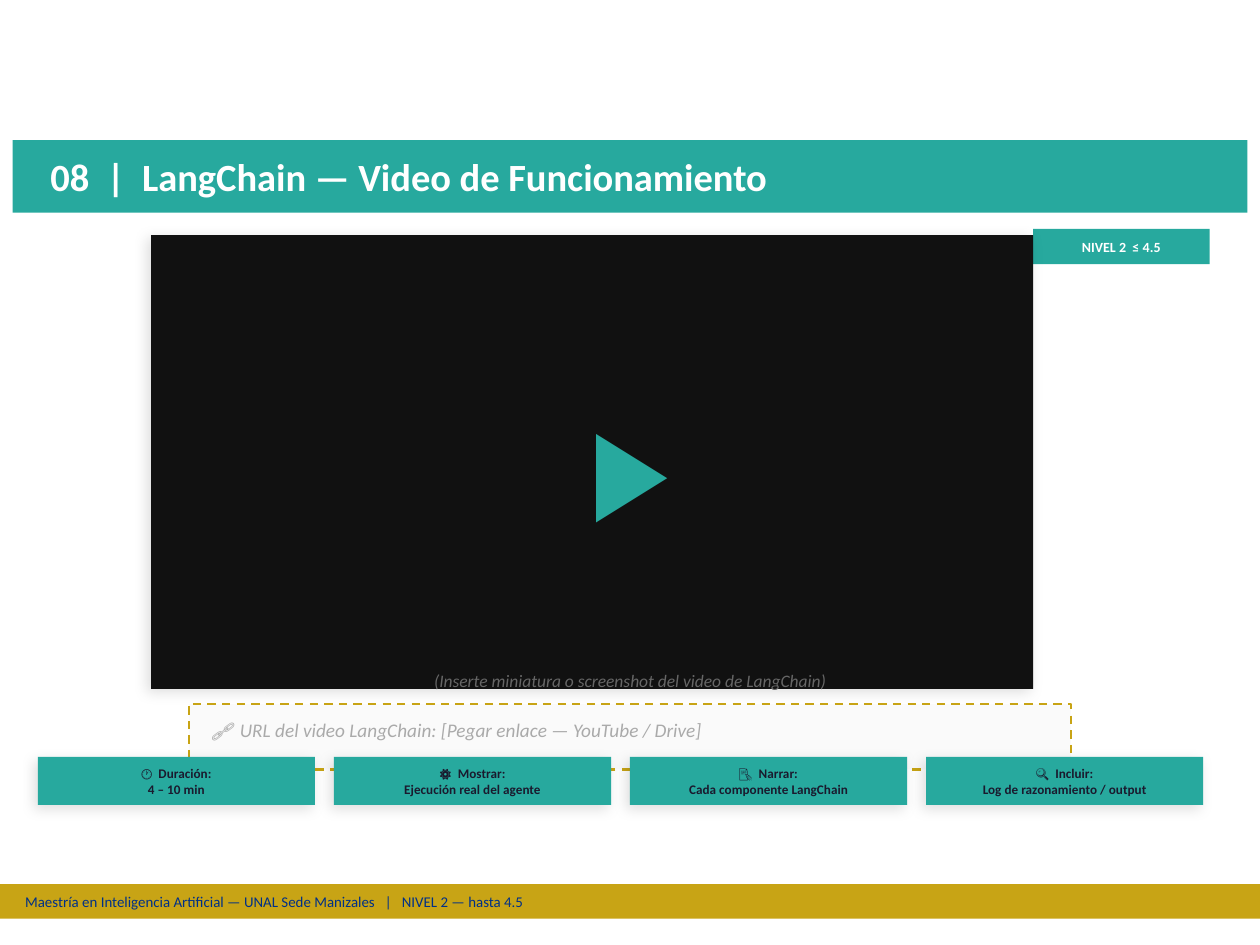
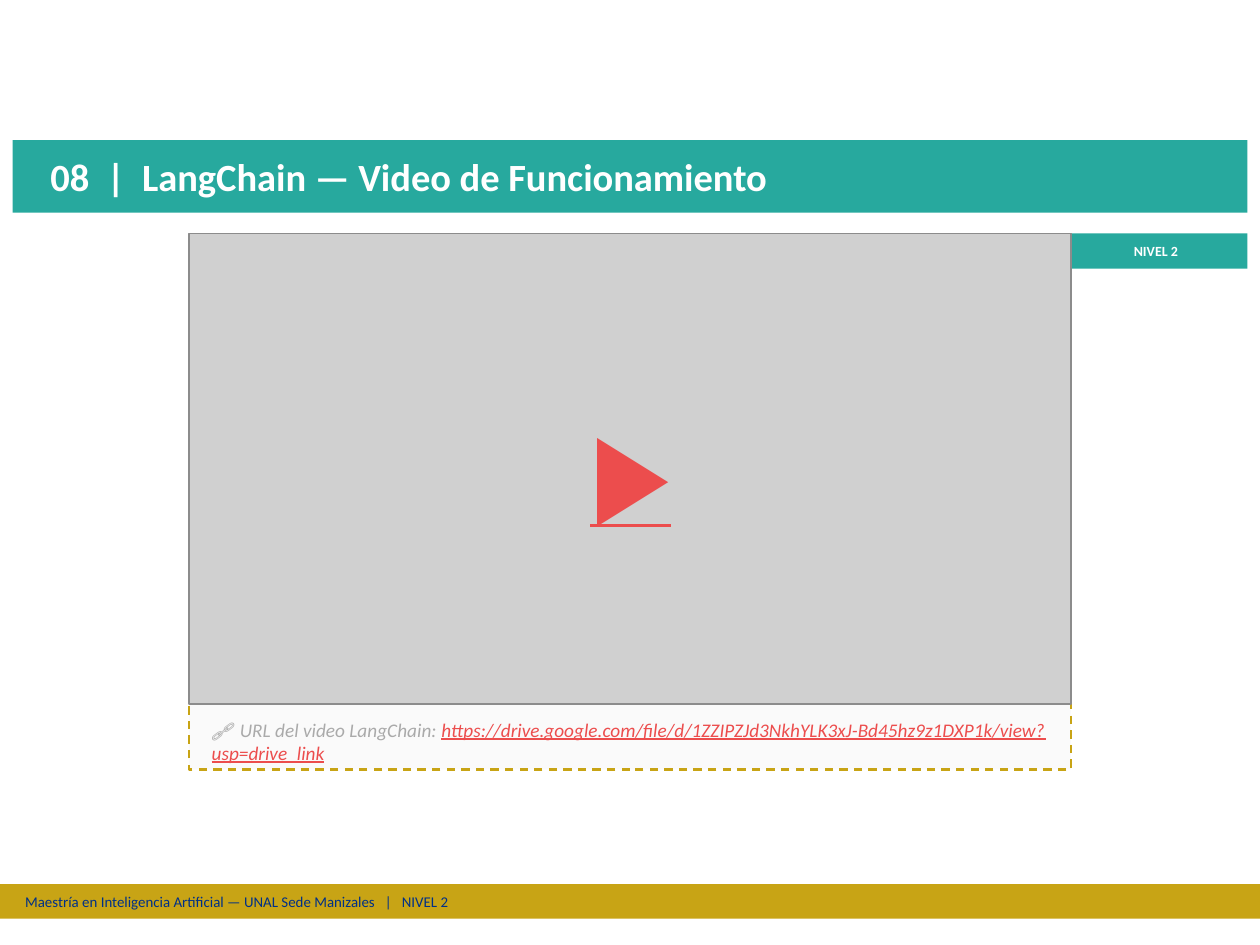
Before and after one commit to DmejiariUnal8313/Sistemas_Inteligentes_Vanessa_Daniel, a slide deck: slide 10 of Plantilla Tutoriales UNAL V2.pptx. Drawn at 1260x945 pixels with LibreOffice and Linux fonts; fonts in the diff are those of the drawing; grey boxes stand for pictures; background and template pictures are left out. Boxes give left, top, right and bottom in pixels: in the first picture for what was removed or moved away, otherwise in the second. Text is boxed around its words. In the diff, an @@ line names an element or a change of style, - is before the commit and + after.

```diff
--- a/Plantilla Tutoriales UNAL V2.pptx
+++ b/Plantilla Tutoriales UNAL V2.pptx
@@ rectangle removed at (x1=151, y1=236, x2=1033, y2=689) @@
@@ picture added at (x1=189, y1=233, x2=1071, y2=703) @@
@@ rectangle moved from (x1=1033, y1=229, x2=1210, y2=265) to (x1=1071, y1=233, x2=1247, y2=268) @@
@@ text "▶" at (x1=190, y1=242, x2=1072, y2=696): text colour #27A99E to #EC4D4D, underline on @@
@@ text at (x1=1134, y1=247, x2=1178, y2=256): text changed @@
-NIVEL 2 ≤ 4.5
+NIVEL 2
@@ text removed at (x1=434, y1=674, x2=826, y2=692) @@
-(Inserte miniatura o screenshot del video de LangChain)
@@ text at (x1=212, y1=723, x2=1044, y2=763): text changed; text colour #AAAAAA to #EC4D4D @@
-🔗 URL del video LangChain: [Pegar enlace — YouTube / Drive]
+🔗 URL del video LangChain: https://drive.google.com/file/d/1ZZIPZJd3NkhYLK3xJ-Bd45hz9z1DXP1k/view?usp=drive_link
@@ rectangle removed at (x1=38, y1=757, x2=315, y2=805) @@
@@ text removed at (x1=148, y1=769, x2=211, y2=794) @@
-🕐 Duración:
-4 – 10 min
@@ rectangle removed at (x1=334, y1=757, x2=611, y2=805) @@
@@ text removed at (x1=404, y1=769, x2=540, y2=796) @@
-⚙️ Mostrar:
-Ejecución real del agente
@@ rectangle removed at (x1=630, y1=757, x2=907, y2=805) @@
@@ text removed at (x1=689, y1=769, x2=848, y2=796) @@
-📝 Narrar:
-Cada componente LangChain
@@ rectangle removed at (x1=926, y1=757, x2=1203, y2=805) @@
@@ text removed at (x1=983, y1=769, x2=1146, y2=796) @@
-🔍 Incluir:
-Log de razonamiento / output
@@ text at (x1=25, y1=896, x2=449, y2=910): text changed @@
-Maestría en Inteligencia Artificial — UNAL Sede Manizales | NIVEL 2 — hasta 4.5
+Maestría en Inteligencia Artificial — UNAL Sede Manizales | NIVEL 2
```
Also in this commit, not shown: 9 other slides changed, 3 slides added, 3 slides removed, 3 other files.
